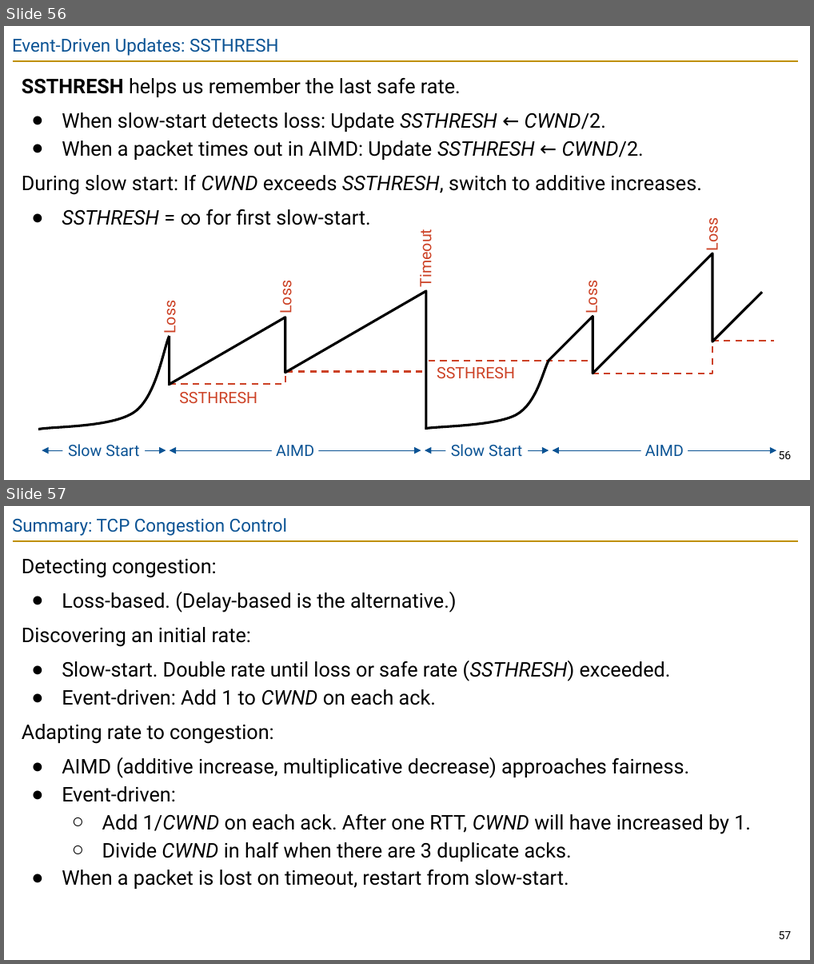
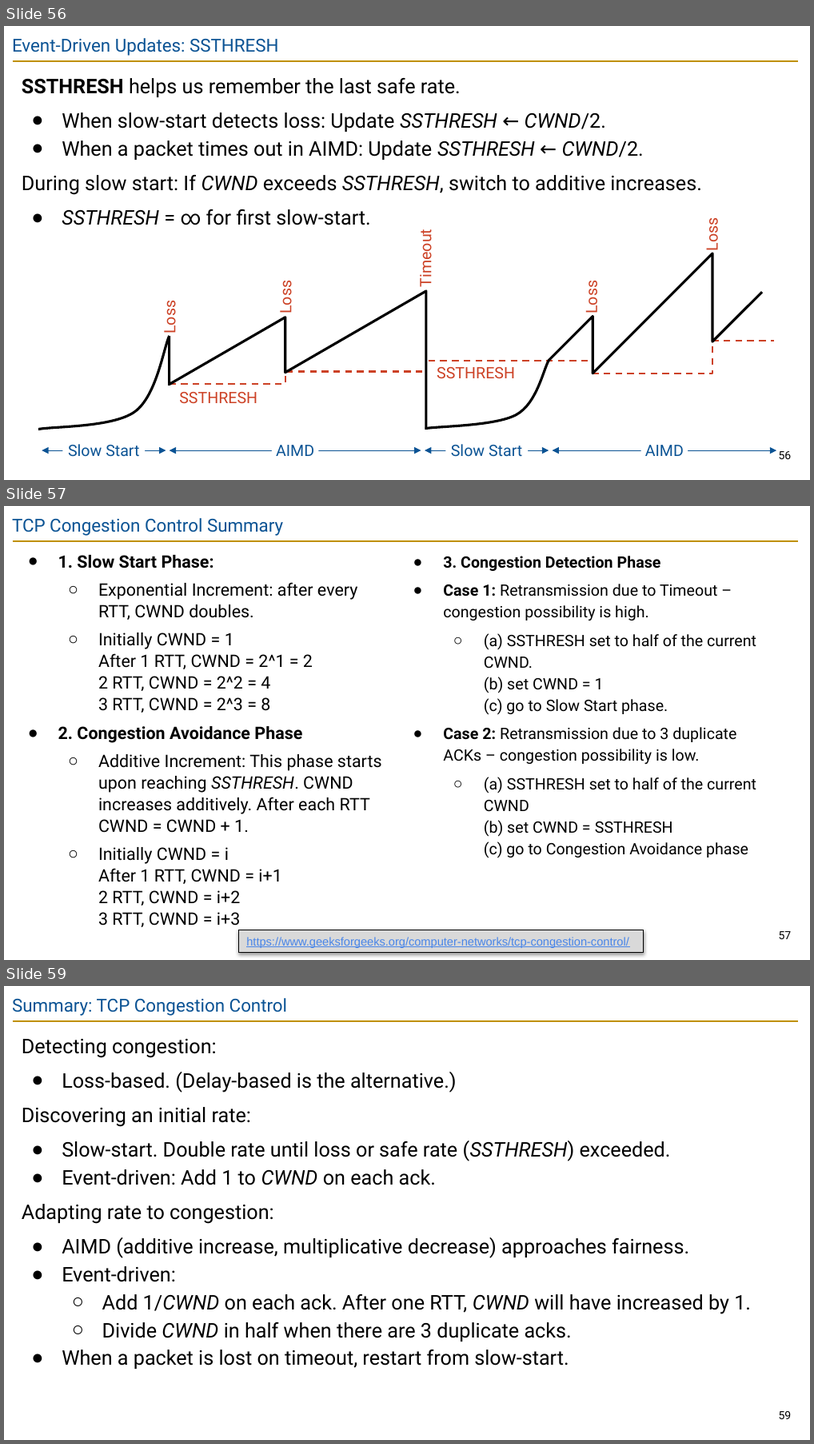
Before and after one commit to guhofstra/CSC175Sp26, a slide deck: PPTs/Lecture 12 - Congestion Control.pptx. Shown one above the other, each under a label of ours: slides 56 and 57 before the commit, slides 56, 57 and 59 after it; the slides between them are not shown. The pictures are 814x964 and 814x1444 pixels, drawn with LibreOffice and Linux fonts; fonts in the diff are those of the drawing. Boxes give left, top, right and bottom in pixels: in the first picture for what was removed or moved away, otherwise in the second. Text is boxed around its words. In the diff, an @@ line names an element or a change of style, - is before the commit and + after.

```diff
--- a/PPTs/Lecture 12 - Congestion Control.pptx
+++ b/PPTs/Lecture 12 - Congestion Control.pptx
@@ slide 57 added at (4, 506, 810, 960), background #FFFFFF; not listed: 1 template element that a slide beside it also shows @@
@@ title added at (12, 518, 283, 536), 16 pt, text #0B5394 @@
+TCP Congestion Control Summary
@@ text added at (58, 555, 382, 930), 15.3 pt, text #000000 @@
+● 1. Slow Start Phase:
+  ○ Exponential Increment: after every RTT, CWND doubles.
+  ○ Initially CWND = 1
+    After 1 RTT, CWND = 2^1 = 2
+    2 RTT, CWND = 2^2 = 4
+    3 RTT, CWND = 2^3 = 8
+● 2. Congestion Avoidance Phase
+  ○ Additive Increment: This phase starts upon reaching SSTHRESH. CWND increases additively. After each RTT CWND = CWND + 1.
+  ○ Initially CWND = i
+    After 1 RTT, CWND = i+1
+    2 RTT, CWND = i+2
+    3 RTT, CWND = i+3
@@ text added at (443, 556, 757, 858), 14 pt, text #000000 @@
+● 3. Congestion Detection Phase
+● Case 1: Retransmission due to Timeout – congestion possibility is high.
+  ○ (a) SSTHRESH set to half of the current CWND.
+    (b) set CWND = 1
+    (c) go to Slow Start phase.
+● Case 2: Retransmission due to 3 duplicate ACKs – congestion possibility is low.
+  ○ (a) SSTHRESH set to half of the current CWND
+    (b) set CWND = SSTHRESH
+    (c) go to Congestion Avoidance phase
@@ rectangle added at (238, 929, 643, 952), fill #D9D9D9, outline #000000 0.75 pt, 10.5 pt, text #4A86E8, underline @@
+https://www.geeksforgeeks.org/computer-networks/tcp-congestion-control/
@@ page number added at (779, 931, 792, 939), 10 pt, text #000000 @@
+57
@@ what was slide 57 is now slide 59 @@
@@ page number at (779, 1411, 792, 1419): text changed @@
-57
+59
```
Also in this commit, not shown: 1 other slide added, 7 other files.
